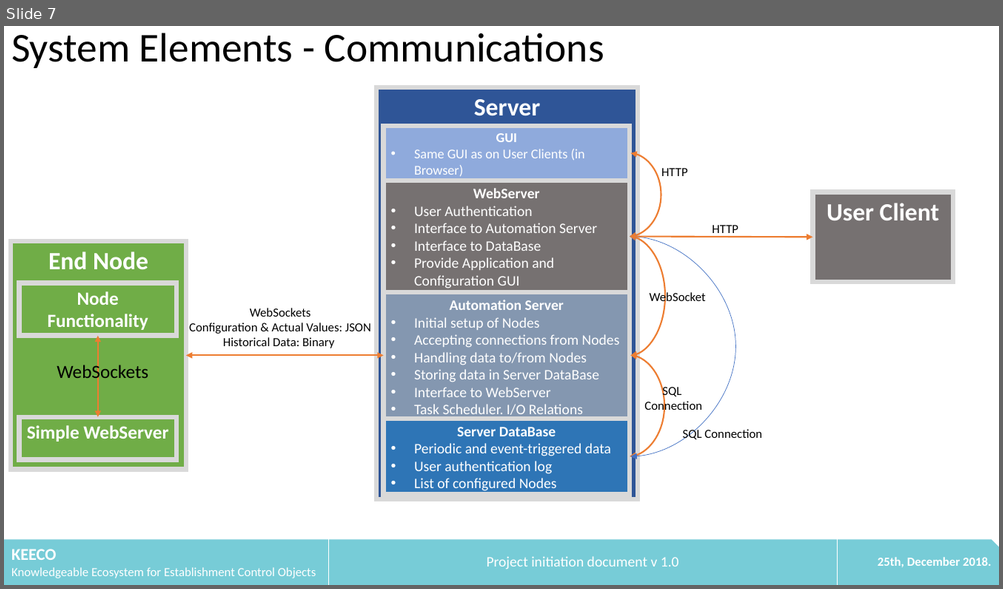
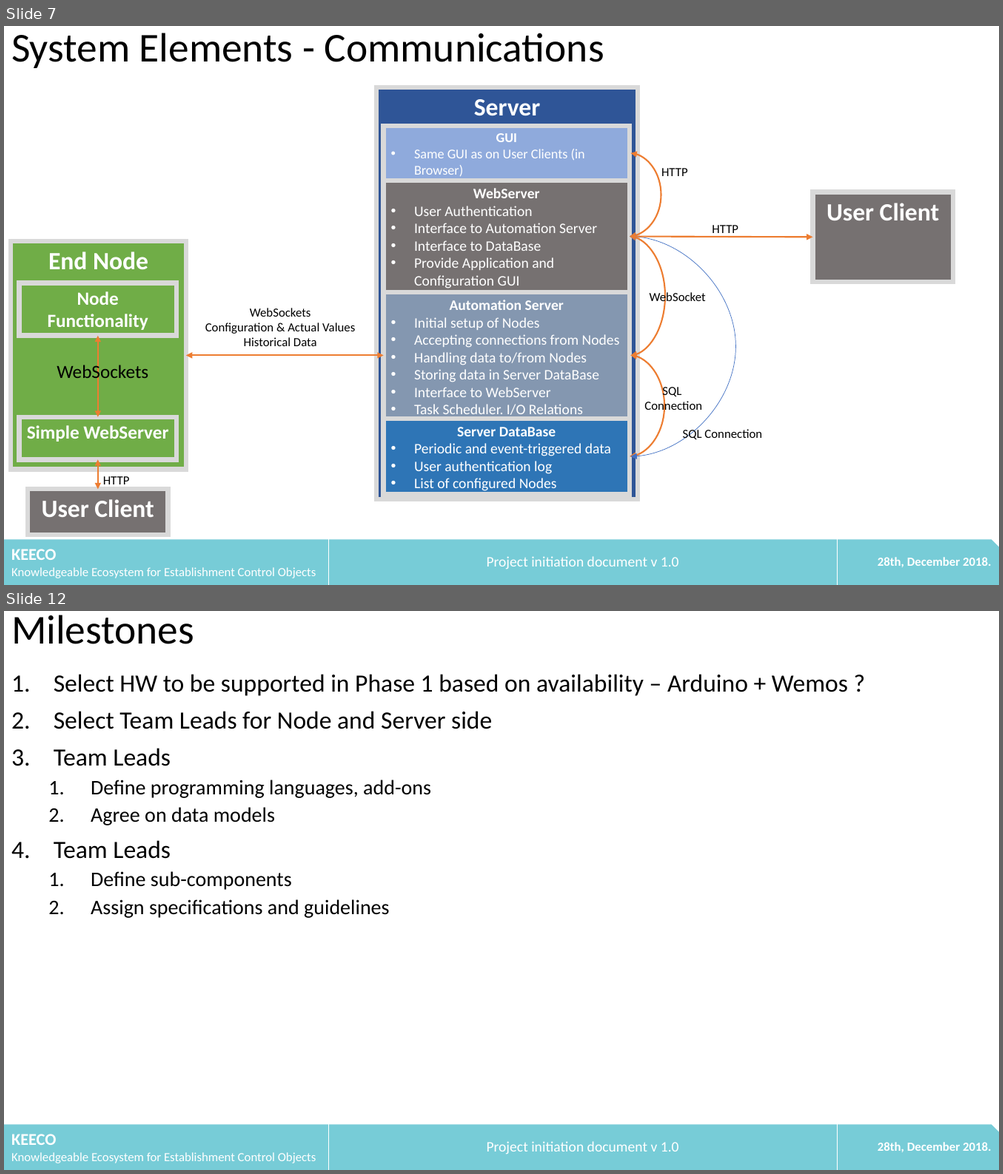
Before and after one commit to litechniks/KEECO, a slide deck: docs/20181225_KEECO_ProjectInit.pptx. Shown one above the other, each under a label of ours: slide 7 before the commit, slides 7 and 12 after it; the slides between them are not shown. The pictures are 1003x589 and 1003x1174 pixels, drawn with LibreOffice and Linux fonts; fonts in the diff are those of the drawing. Boxes give left, top, right and bottom in pixels: in the first picture for what was removed or moved away, otherwise in the second. Text is boxed around its words. In the diff, an @@ line names an element or a change of style, - is before the commit and + after.

Commit message:
Update 20181225_KEECO_ProjectInit.pptx
Additions on 12_18: milestones

```diff
--- a/docs/20181225_KEECO_ProjectInit.pptx
+++ b/docs/20181225_KEECO_ProjectInit.pptx
@@ slide 12 added at [4, 611, 999, 1170], background #FFFFFF @@
@@ text added at [11, 615, 194, 644], 39.6 pt, text #000000 @@
+Milestones
@@ text added at [54, 674, 848, 918], 24 pt, text #000000 @@
+1. Select HW to be supported in Phase 1 based on availability – Arduino + Wemos ?
+2. Select Team Leads for Node and Server side
+3. Team Leads
+  1. Define programming languages, add-ons
+  2. Agree on data models
+4. Team Leads
+  1. Define sub-components
+  2. Assign specifications and guidelines
@@ snip rect added at [4, 1125, 999, 1170], fill #77CCD7 @@
@@ table added at [4, 1125, 999, 1170], 1 rows, 3 columns @@
+KEECO / Knowledgeable Ecosystem for Establishment Control Objects | Project initiation document v 1.0 | 28th, December 2018.
@@ slide 7 changed as well @@
@@ text "WebSockets": place and size @@
-text "WebSockets" at [189, 308, 371, 349]
+text "WebSockets" at [205, 308, 355, 346]
@@ text at [205, 323, 355, 346]: text changed @@
-Configuration & Actual Values: JSON
-Historical Data: Binary
+Configuration & Actual Values
+Historical Data
@@ double arrow added from (98, 460) to (98, 489), #ED7D31 1.5 pt @@
@@ rectangle added at [28, 489, 168, 535], fill #767171, outline #D9D9D9 4.5 pt, 24 pt, text #FFFFFF, bold @@
+User Client
@@ text added at [103, 477, 130, 485], 12 pt, text #000000 @@
+HTTP
@@ table at [4, 540, 999, 585] @@
-row 1, column 3: 25th, December 2018.
+row 1, column 3: 28th, December 2018.
```
Also in this commit, not shown: 6 other slides changed, 4 other slides added.
